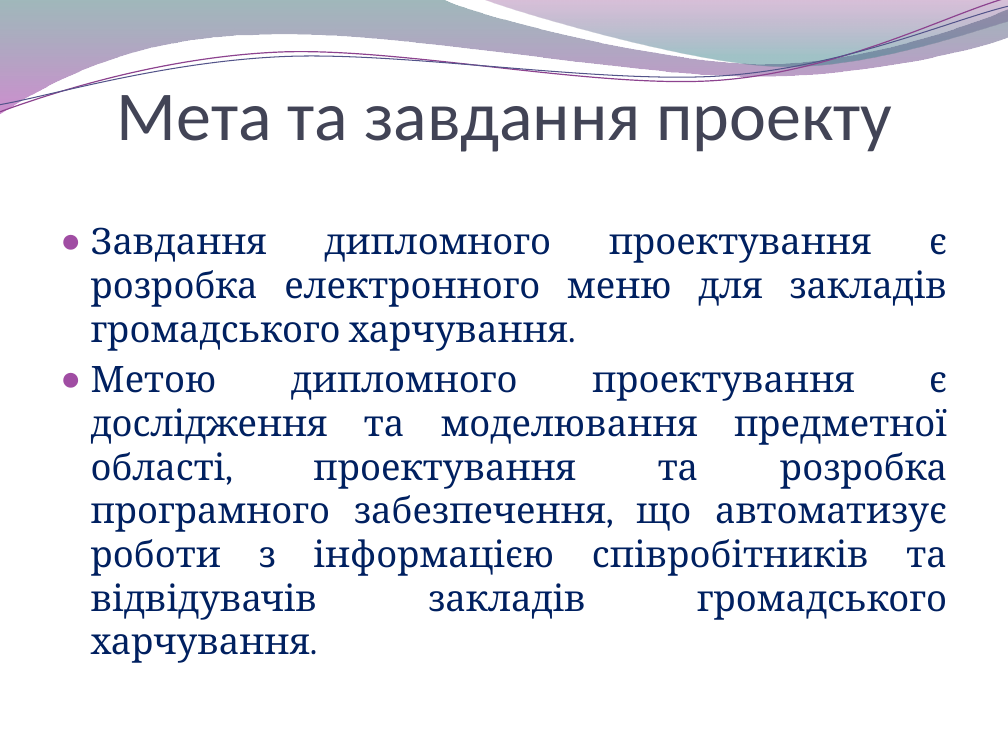
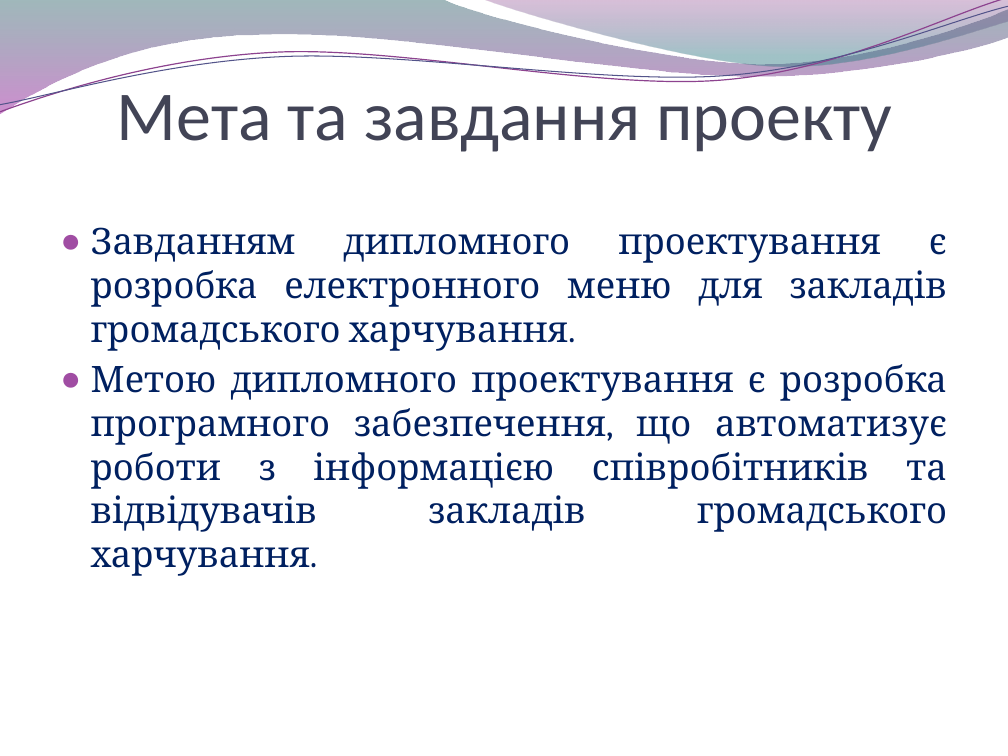
Before and after one commit to byYuraGudan/eMenu, a slide deck: slide 2 of Report/Презентація диплому.pptx. Drawn at 1008x756 pixels with LibreOffice and Linux fonts; fonts in the diff are those of the drawing; background and template pictures are left out. Boxes give left, top, right and bottom in pixels: in the first picture for what was removed or moved away, otherwise in the second. Text is boxed around its words. In the diff, an @@ line names an element or a change of style, - is before the commit and + after.

```diff
--- a/Report/Презентація диплому.pptx
+++ b/Report/Презентація диплому.pptx
@@ text at [91, 227, 947, 576]: text changed @@
-● Завдання дипломного проектування є розробка електронного меню для закладів громадського харчування.
-● Метою дипломного проектування є дослідження та моделювання предметної області, проектування та розробка програмного забезпечення, що автоматизує роботи з інформацією співробітників та відвідувачів закладів громадського харчування.
+● Завданням дипломного проектування є розробка електронного меню для закладів громадського харчування.
+● Метою дипломного проектування є розробка програмного забезпечення, що автоматизує роботи з інформацією співробітників та відвідувачів закладів громадського харчування.
```
Also in this commit, not shown: 5 other slides changed, 1 slide removed, 2 other files.
